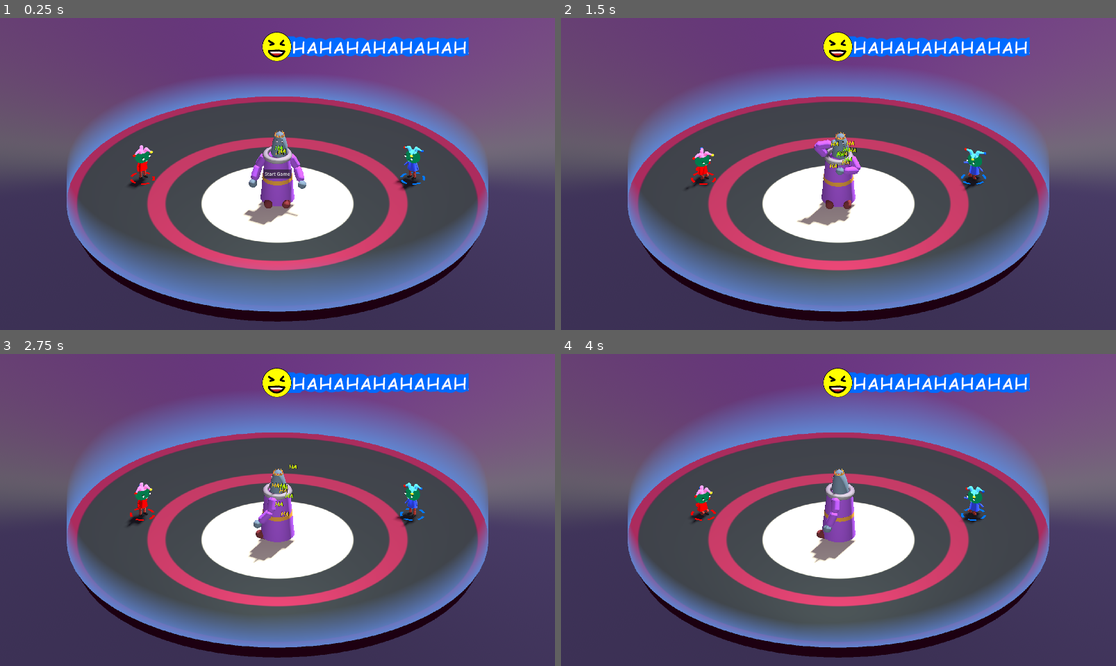
Above: before the commit, frames 1-4 (two rows, left to right).
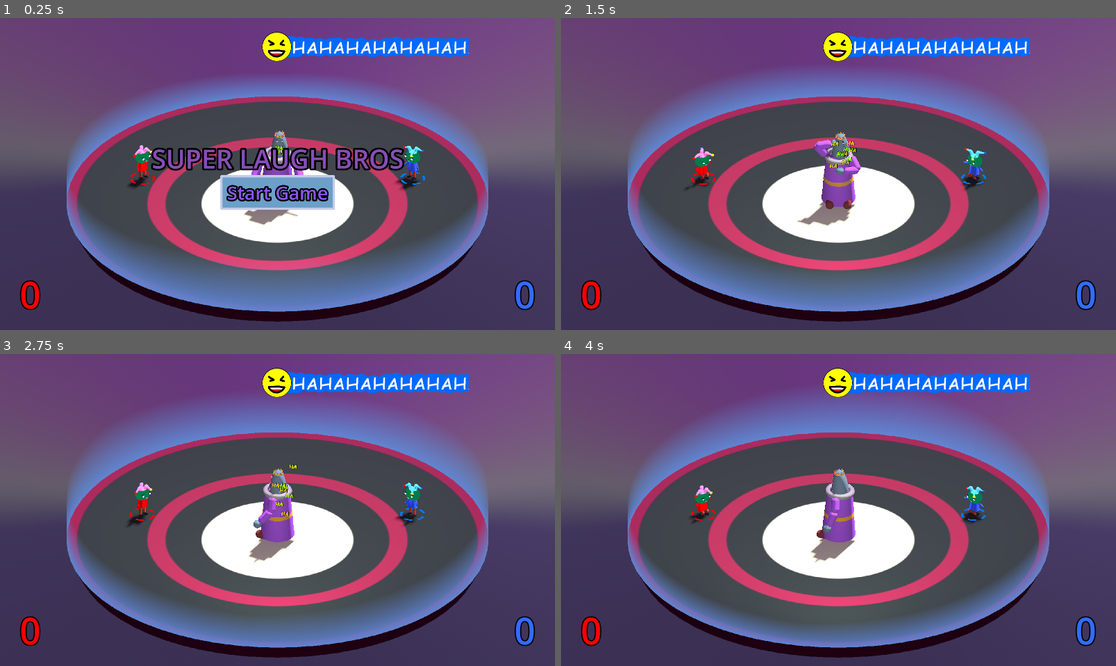
Above: after the commit, the same moments.

Repository: mwpenny/GGJ2024
Game: Godot game, scene res://scenes/ui.tscn
Same seed, same stepped clock (60 frames per second), same inputs: the game is played once before the commit and once after it.
Inputs:
- Up to frame 1 (0.25 s): no input
- Up to frame 2 (1.5 s): click "Start Game" at 0.5 s
- Up to frame 3 (2.75 s): no input
- Up to frame 4 (4 s): no input

The runs differ from the first frame. In frame 1, 5.2% of the frame differs, in the area x 3-97%, y 41-94%; in frame 2, 0.5%; in frame 3, 0.5%; in frame 4, 0.5%.

Commit message:
Fix torpedo bug and add score to hud

Diff:
--- a/scenes/ui.tscn
+++ b/scenes/ui.tscn
@@ -9,6 +9,30 @@
 [ext_resource type="Texture2D" uid="uid://d074qsyjnypro" path="res://textures/smile_emoji.png" id="6_5deet"]
 [ext_resource type="Texture2D" uid="uid://qhnfi4o2cuqr" path="res://textures/neutral_emoji.png" id="7_dsdp5"]
 
+[sub_resource type="SystemFont" id="SystemFont_1uxhp"]
+font_weight = 500
+msdf_pixel_range = 20
+
+[sub_resource type="Theme" id="Theme_xg1xi"]
+default_font = SubResource("SystemFont_1uxhp")
+
+[sub_resource type="StyleBoxFlat" id="StyleBoxFlat_forbw"]
+bg_color = Color(0.423529, 0.623529, 0.788235, 1)
+border_width_left = 8
+border_width_top = 8
+border_width_right = 8
+border_width_bottom = 8
+border_color = Color(0.768627, 0.796078, 0.909804, 1)
+corner_radius_top_left = 4
+corner_radius_top_right = 4
+corner_radius_bottom_right = 4
+corner_radius_bottom_left = 4
+corner_detail = 12
+expand_margin_left = 16.0
+expand_margin_top = 8.0
+expand_margin_right = 16.0
+expand_margin_bottom = 8.0
+
 [node name="UIRoot" type="Control"]
 layout_mode = 3
 anchors_preset = 15
@@ -34,7 +58,7 @@
 
 [node name="World" parent="GameViewport/SubViewport" instance=ExtResource("1_muemp")]
 
-[node name="HUD" type="Control" parent="." node_paths=PackedStringArray("p1_bar", "p2_bar", "neutral_emoji", "smile_emoji", "laugh_emoji")]
+[node name="HUD" type="Control" parent="." node_paths=PackedStringArray("p1_bar", "p2_bar", "p1_score_label", "p2_score_label", "neutral_emoji", "smile_emoji", "laugh_emoji")]
 layout_mode = 1
 anchors_preset = 15
 anchor_right = 1.0
@@ -44,6 +68,8 @@
 script = ExtResource("2_eeqpi")
 p1_bar = NodePath("VBox/CenterContainer/HBoxContainer/P1Bar")
 p2_bar = NodePath("VBox/CenterContainer/HBoxContainer/P2Bar")
+p1_score_label = NodePath("VBox/HBoxContainer/P1Score")
+p2_score_label = NodePath("VBox/HBoxContainer/P2Score")
 neutral_emoji = NodePath("VBox/CenterContainer/NeutralEmoji")
 smile_emoji = NodePath("VBox/CenterContainer/SmileEmoji")
 laugh_emoji = NodePath("VBox/CenterContainer/LaughEmoji")
@@ -56,7 +82,7 @@
 grow_horizontal = 2
 grow_vertical = 2
 
-[node name="Control" type="Control" parent="HUD/VBox"]
+[node name="SpacerTop" type="Control" parent="HUD/VBox"]
 custom_minimum_size = Vector2(0, 32)
 layout_mode = 2
 
@@ -109,6 +135,46 @@
 texture = ExtResource("7_dsdp5")
 expand_mode = 3
 
+[node name="SpacerFill" type="Control" parent="HUD/VBox"]
+layout_mode = 2
+size_flags_vertical = 3
+
+[node name="HBoxContainer" type="HBoxContainer" parent="HUD/VBox"]
+layout_mode = 2
+
+[node name="SpacerLeft" type="Control" parent="HUD/VBox/HBoxContainer"]
+custom_minimum_size = Vector2(64, 0)
+layout_mode = 2
+
+[node name="P1Score" type="Label" parent="HUD/VBox/HBoxContainer"]
+layout_mode = 2
+theme_override_colors/font_color = Color(1, 0, 0, 1)
+theme_override_colors/font_outline_color = Color(0, 0, 0, 1)
+theme_override_constants/outline_size = 16
+theme_override_font_sizes/font_size = 128
+text = "0"
+
+[node name="SpacerFill" type="Control" parent="HUD/VBox/HBoxContainer"]
+layout_mode = 2
+size_flags_horizontal = 3
+size_flags_vertical = 3
+
+[node name="P2Score" type="Label" parent="HUD/VBox/HBoxContainer"]
+layout_mode = 2
+theme_override_colors/font_color = Color(0.192157, 0.423529, 1, 1)
+theme_override_colors/font_outline_color = Color(0, 0, 0, 1)
+theme_override_constants/outline_size = 16
+theme_override_font_sizes/font_size = 128
+text = "0"
+
+[node name="SpacerRight" type="Control" parent="HUD/VBox/HBoxContainer"]
+custom_minimum_size = Vector2(64, 0)
+layout_mode = 2
+
+[node name="SpacerBottom" type="Control" parent="HUD/VBox"]
+custom_minimum_size = Vector2(0, 32)
+layout_mode = 2
+
 [node name="MainMenu" type="Control" parent="." node_paths=PackedStringArray("start_button")]
 layout_mode = 1
 anchors_preset = 15
@@ -134,8 +200,28 @@
 layout_mode = 2
 size_flags_vertical = 3
 
+[node name="Label" type="Label" parent="MainMenu/VBox"]
+layout_mode = 2
+theme_override_colors/font_color = Color(0.52549, 0.305882, 0.721569, 1)
+theme_override_colors/font_outline_color = Color(0, 0, 0, 1)
+theme_override_constants/outline_size = 25
+theme_override_font_sizes/font_size = 90
+text = "SUPER LAUGH BROS"
+horizontal_alignment = 1
+
 [node name="StartGameButton" type="Button" parent="MainMenu/VBox"]
 layout_mode = 2
+size_flags_horizontal = 4
+theme = SubResource("Theme_xg1xi")
+theme_override_colors/font_color = Color(0.552941, 0.329412, 0.937255, 1)
+theme_override_colors/font_hover_color = Color(0.690196, 0.533333, 0.956863, 1)
+theme_override_colors/font_hover_pressed_color = Color(0.690196, 0.533333, 0.956863, 1)
+theme_override_colors/font_outline_color = Color(0, 0, 0, 1)
+theme_override_constants/outline_size = 21
+theme_override_font_sizes/font_size = 64
+theme_override_styles/normal = SubResource("StyleBoxFlat_forbw")
+theme_override_styles/hover = SubResource("StyleBoxFlat_forbw")
+theme_override_styles/pressed = SubResource("StyleBoxFlat_forbw")
 text = "Start Game"
 
 [node name="SpacerBottom" type="Control" parent="MainMenu/VBox"]
--- a/scripts/arena.gd
+++ b/scripts/arena.gd
@@ -20,8 +20,8 @@
 func _on_player_death(player):
 	# TODO: game end screen
 	if player == game_state.player_one:
-		print("Player 1 died")
+		game_state.p2_score += 1
 	else:
-		print("Player 2 died")
+		game_state.p1_score += 1
 
 	player.global_position = Vector3(player.score_mult * -3, 10, 0)
--- a/scripts/game_state.gd
+++ b/scripts/game_state.gd
@@ -8,6 +8,9 @@
 var lord = null
 var player_one = null
 var player_two = null
+
+var p1_score = 0
+var p2_score = 0
 
 func reset():
 	if lord:
--- a/scripts/hud.gd
+++ b/scripts/hud.gd
@@ -2,6 +2,9 @@
 
 @export var p1_bar: TextureProgressBar = null
 @export var p2_bar: TextureProgressBar = null
+
+@export var p1_score_label : Label = null
+@export var p2_score_label : Label = null
 
 @export var neutral_emoji: TextureRect = null
 @export var smile_emoji: TextureRect = null
@@ -27,6 +30,8 @@
 		else:
 			p1_bar.value = love
 			p2_bar.value = 0.0
+		p1_score_label.text = str(game_state.p1_score)
+		p2_score_label.text = str(game_state.p2_score)
 
 func _show_correct_emoji():
 	neutral_emoji.visible = false
--- a/scripts/lord.gd
+++ b/scripts/lord.gd
@@ -93,7 +93,7 @@
 		awaiting_scoot = true
 		state_timer = 10.0
 	elif state_machine == AIState.GROUND_POUND:
-		state_timer = 10.0
+		state_timer = 3.0
 
 func _do_think(delta):
 	animation_tree.set("parameters/conditions/idle_or_special", true)
@@ -177,7 +177,8 @@
 	follow_target = movable_target
 	movement_speed = TORPEDO_SPEED
 	_face_follow_target_torpedo()
-	if global_position.distance_to(follow_target.global_position) < 7.0:
+	state_timer -= delta
+	if global_position.distance_to(follow_target.global_position) < 7.0 or state_timer <= 0:
 		_change_state(AIState.RETURN_TO_CENTER)
 
 func _integrate_forces(_state):
Not shown: 1 places in scenes/ui.tscn that only renumber resources
